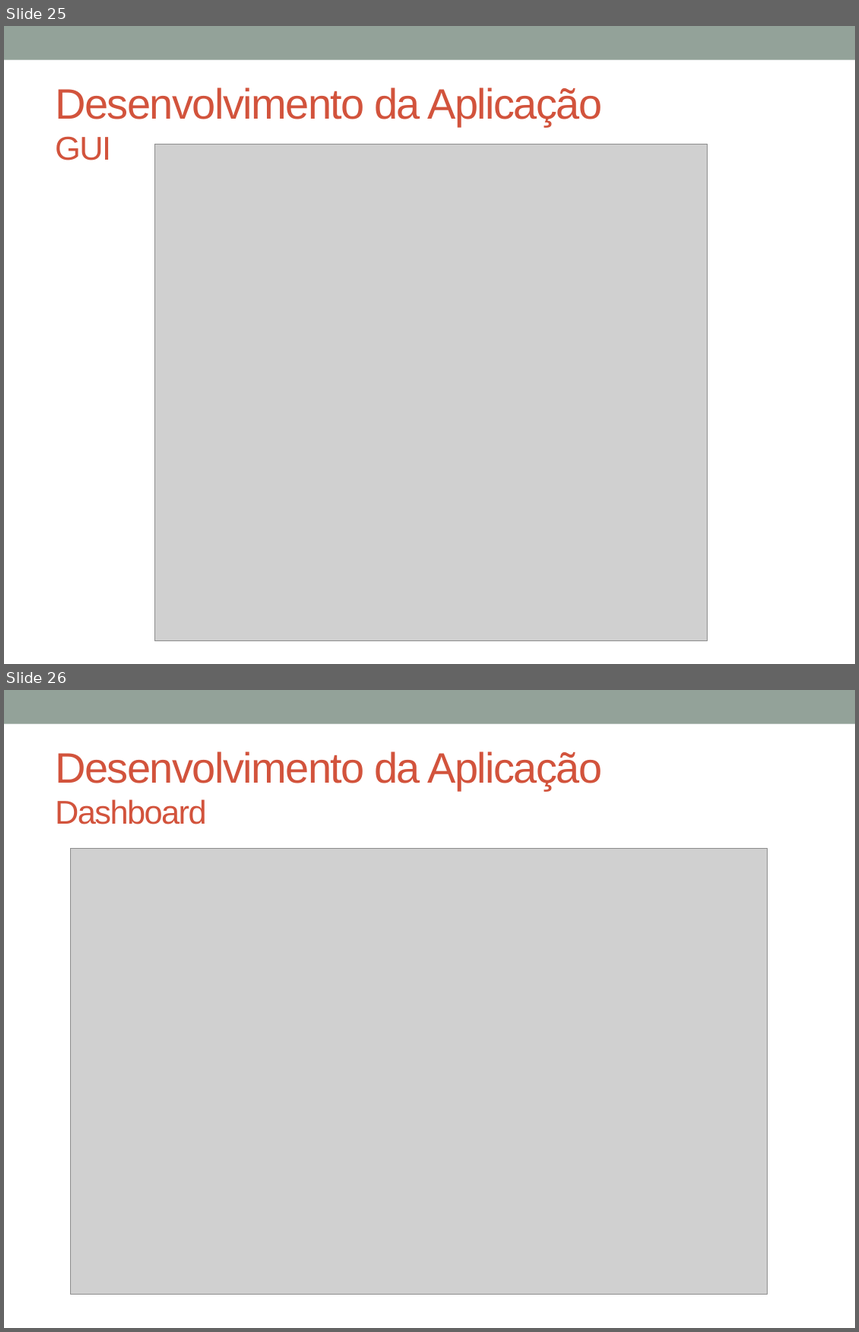
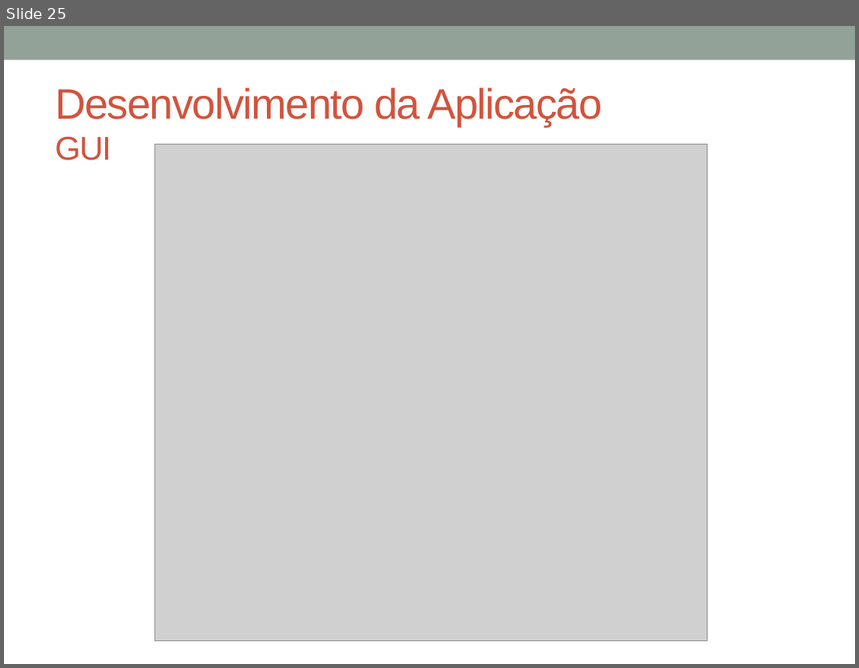
Before and after one commit to glaubergad/tccrepo, a slide deck: mono/Defesa TCC - DashGen.pptx. Shown one above the other, each under a label of ours: slides 25 and 26 before the commit, slide 25 after it. The pictures are 859x1332 and 859x668 pixels, drawn with LibreOffice and Linux fonts; fonts in the diff are those of the drawing; grey boxes stand for pictures. Boxes give left, top, right and bottom in pixels: in the first picture for what was removed or moved away, otherwise in the second. Text is boxed around its words. In the diff, an @@ line names an element or a change of style, - is before the commit and + after.

```diff
--- a/mono/Defesa TCC - DashGen.pptx
+++ b/mono/Defesa TCC - DashGen.pptx
@@ slide 26 removed at <box>4,690,855,1328</box>, background #FFFFFF; not listed: 1 template element that a slide beside it also shows @@
@@ title removed at <box>55,752,602,825</box> @@
-Desenvolvimento da Aplicação
-Dashboard
@@ picture removed at <box>70,848,768,1294</box> @@
```
Also in this commit, not shown: 2 slides changed, 1 other slide removed, 2 other files.
